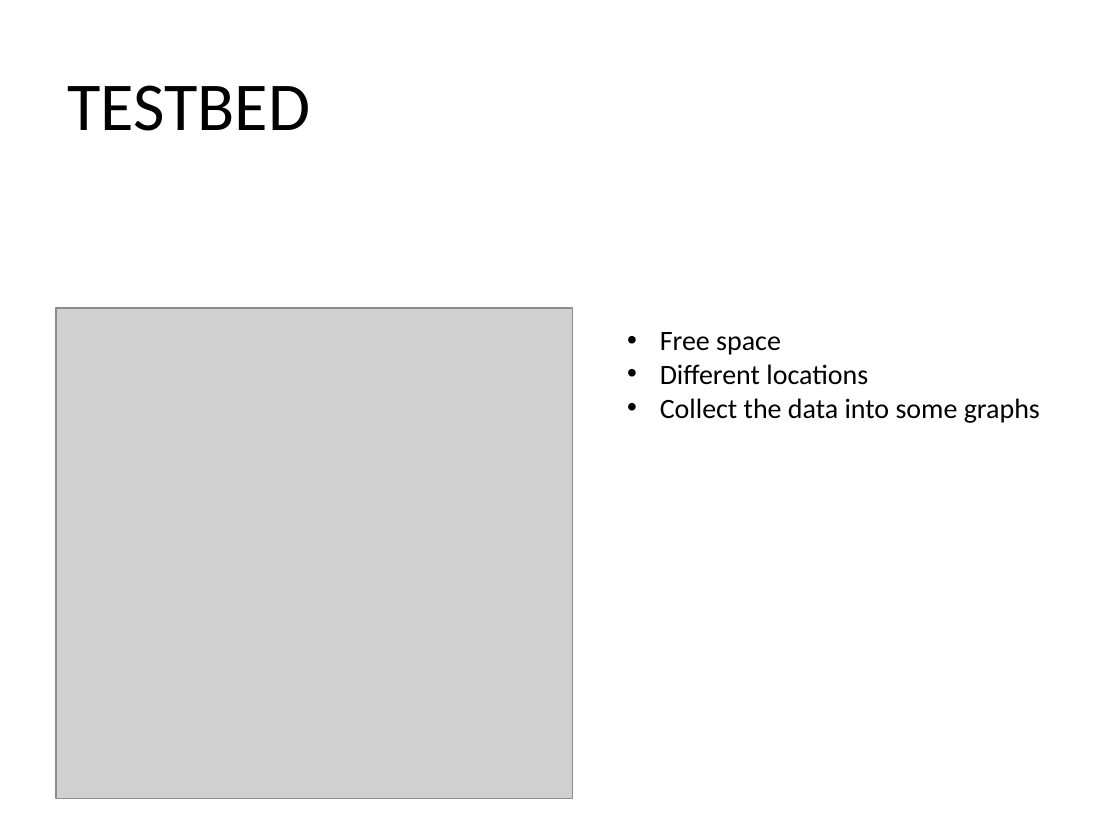
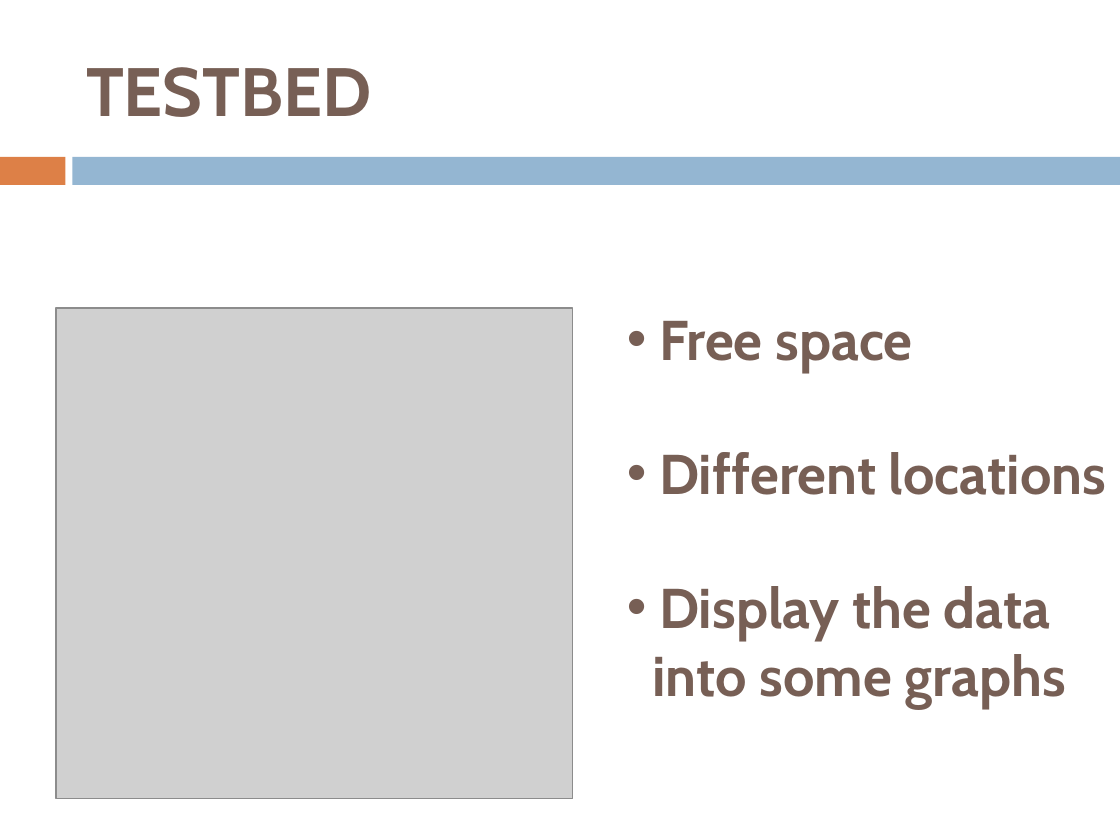
Before and after one commit to SergioAlmendros/A-bottom-up-sensor-testbed, a slide deck: slide 9 of Presentation/presentation.pptx. Drawn at 1120x840 pixels with LibreOffice and Linux fonts; fonts in the diff are those of the drawing; grey boxes stand for pictures. Boxes give left, top, right and bottom in pixels: in the first picture for what was removed or moved away, otherwise in the second. Text is boxed around its words. In the diff, an @@ line names an element or a change of style, - is before the commit and + after.

```diff
--- a/Presentation/presentation.pptx
+++ b/Presentation/presentation.pptx
@@ title "TESTBED": place and size @@
-title "TESTBED" at [67, 85, 310, 131]
+title "TESTBED" at [86, 67, 371, 117]
@@ title "TESTBED" at [86, 67, 371, 117]: font Calibri to Cabin, text colour #000000 to #775F55, bold on @@
@@ rectangle added at [0, 157, 65, 185], fill #DD8047 @@
@@ rectangle added at [73, 157, 1120, 185], fill #94B6D2 @@
@@ text "Free space": place and size @@
-text "Free space" at [660, 332, 1040, 423]
+text "Free space" at [652, 321, 1106, 708]
@@ text at [659, 321, 1106, 495]: size 18 to 36 pt, font Calibri to Cabin, text colour #000000 to #775F55, bold on in "Free space", "Different locations" @@
@@ text at [652, 586, 1066, 708]: text changed; size 18 to 36 pt; font Calibri to Cabin; text colour #000000 to #775F55; bold on @@
-• Collect the data into some graphs
+• Display the data
+into some graphs
```
Also in this commit, not shown: 6 other slides changed, 6 slides added, 5 slides removed, 1 other file.
